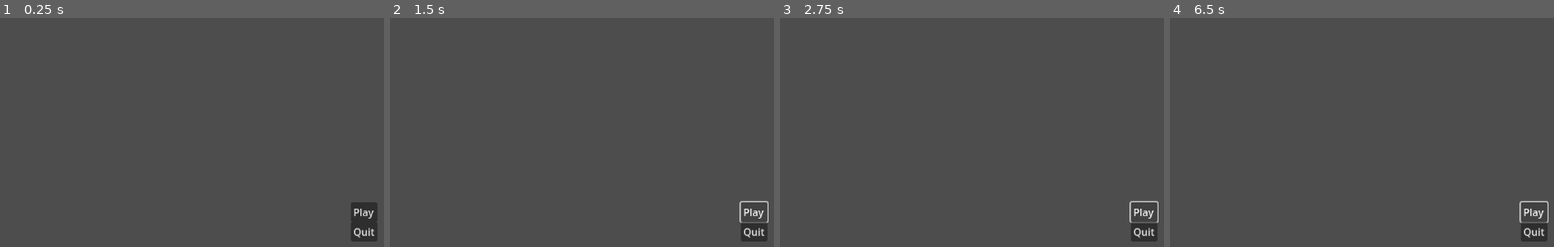
Above: before the commit, frames 1-4 (left to right).
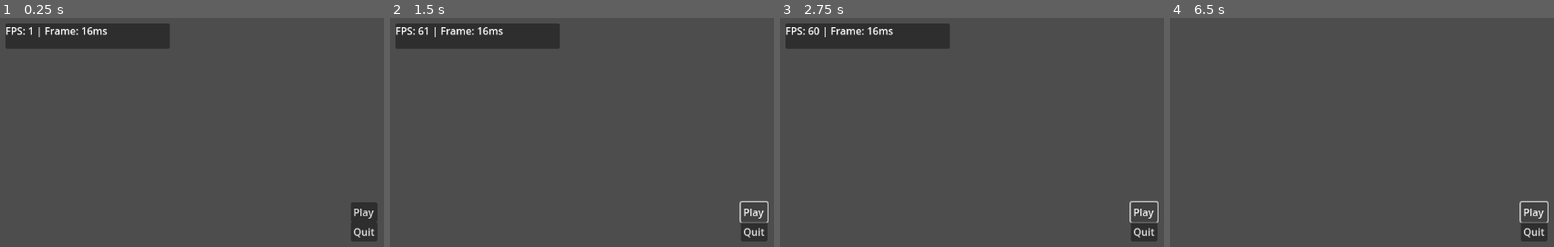
Above: after the commit, the same moments.

Repository: PAC-Coders/trench-command
Game: Godot game, scene res://Scenes/Menu.tscn
Same seed, same stepped clock (60 frames per second), same inputs: the game is played once before the commit and once after it.
Inputs:
- Up to frame 1 (0.25 s): no input
- Up to frame 2 (1.5 s): click "Play" at 0.5 s; click "Play" at 1.25 s
- Up to frame 3 (2.75 s): click "Play" at 2 s
- Up to frame 4 (6.5 s): tap Enter at 2.75, 4.25, 5.75 s; tap Space at 3.5, 5 s; tap F3 (toggle_dev_hud, bound only after the commit) at 6.4 s

The runs differ from the first frame. In frame 1, 4.4% of the frame differs, in the area x 1-45%, y 2-14%; in frame 2, 4.4%; in frame 3, 4.4%; in frame 4, nothing differs.

Commit message:
Add DevHUD overlay for FPS and frame time display
Introduces a DevHUD CanvasLayer script that displays FPS and frame time, toggleable via a new 'toggle_dev_hud' input action. Updates Menu.tscn to include the DevHUD node and modifies project.godot to register the input action.

Diff:
--- /dev/null
+++ b/Code/DevHUD.gd
@@ -0,0 +1,19 @@
+extends CanvasLayer
+
+func _ready():
+	visible = true
+	if not has_node("Panel/Label"):
+		var panel := Panel.new(); add_child(panel)
+		panel.name = "Panel"; panel.size = Vector2(260, 40)
+		var label := Label.new(); panel.add_child(label)
+		label.name = "Label"
+		panel.position = Vector2(10, 10)
+
+func _input(event):
+	if event.is_action_pressed("toggle_dev_hud"):
+		visible = not visible
+
+func _process(delta: float) -> void:
+	var fps: int = Engine.get_frames_per_second()
+	var ms: int = snapped(delta * 1000.0, 0.1)
+	$Panel/Label.text = "FPS: %s | Frame: %sms" % [str(fps), str(ms)]
--- a/Scenes/Menu.tscn
+++ b/Scenes/Menu.tscn
@@ -1,4 +1,6 @@
-[gd_scene load_steps=3 format=3 uid="uid://bhyqxrudlgw1"]
+[gd_scene load_steps=4 format=3 uid="uid://bhyqxrudlgw1"]
+
+[ext_resource type="Script" uid="uid://bowl2nj1djfm2" path="res://Code/DevHUD.gd" id="1_3kf3n"]
 
 [sub_resource type="InputEventKey" id="InputEventKey_beu5a"]
 device = -1
@@ -39,3 +41,6 @@
 layout_mode = 2
 shortcut = SubResource("Shortcut_3kf3n")
 text = "Quit"
+
+[node name="CanvasLayer" type="CanvasLayer" parent="."]
+script = ExtResource("1_3kf3n")
--- a/project.godot
+++ b/project.godot
@@ -14,3 +14,11 @@
 run/main_scene="uid://bhyqxrudlgw1"
 config/features=PackedStringArray("4.4", "Forward Plus")
 config/icon="res://icon.svg"
+
+[input]
+
+toggle_dev_hud={
+"deadzone": 0.19,
+"events": [Object(InputEventKey,"resource_local_to_scene":false,"resource_name":"","device":0,"window_id":0,"alt_pressed":false,"shift_pressed":false,"ctrl_pressed":false,"meta_pressed":false,"pressed":false,"keycode":0,"physical_keycode":4194334,"key_label":0,"unicode":0,"location":0,"echo":false,"script":null)
+]
+}
Not shown, added: Code/DevHUD.gd.uid
